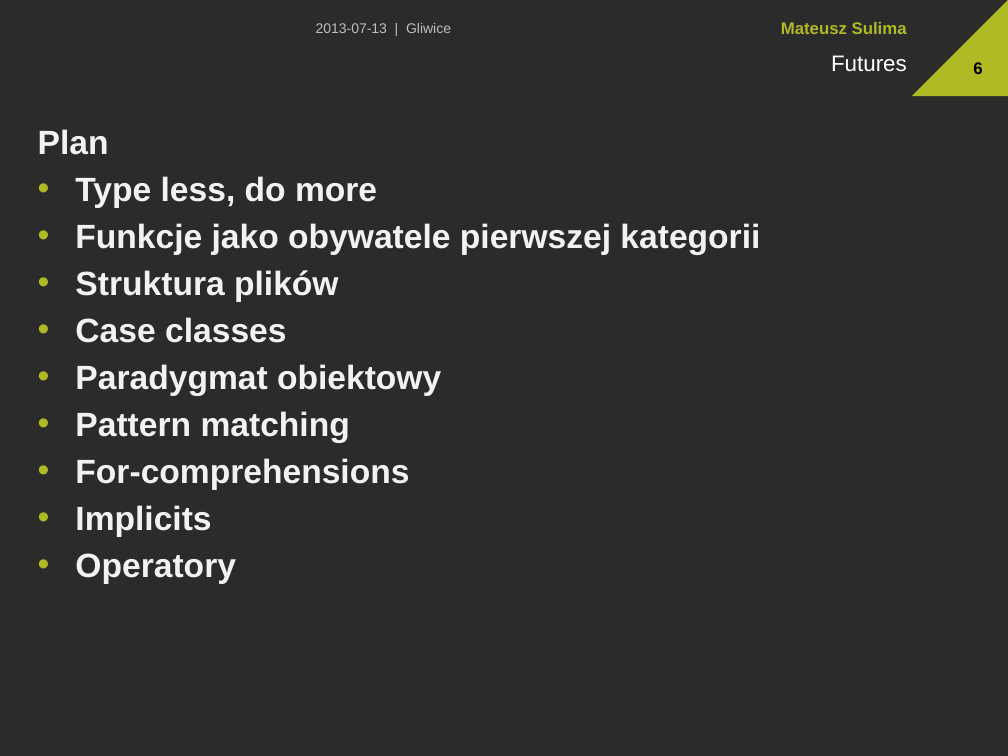
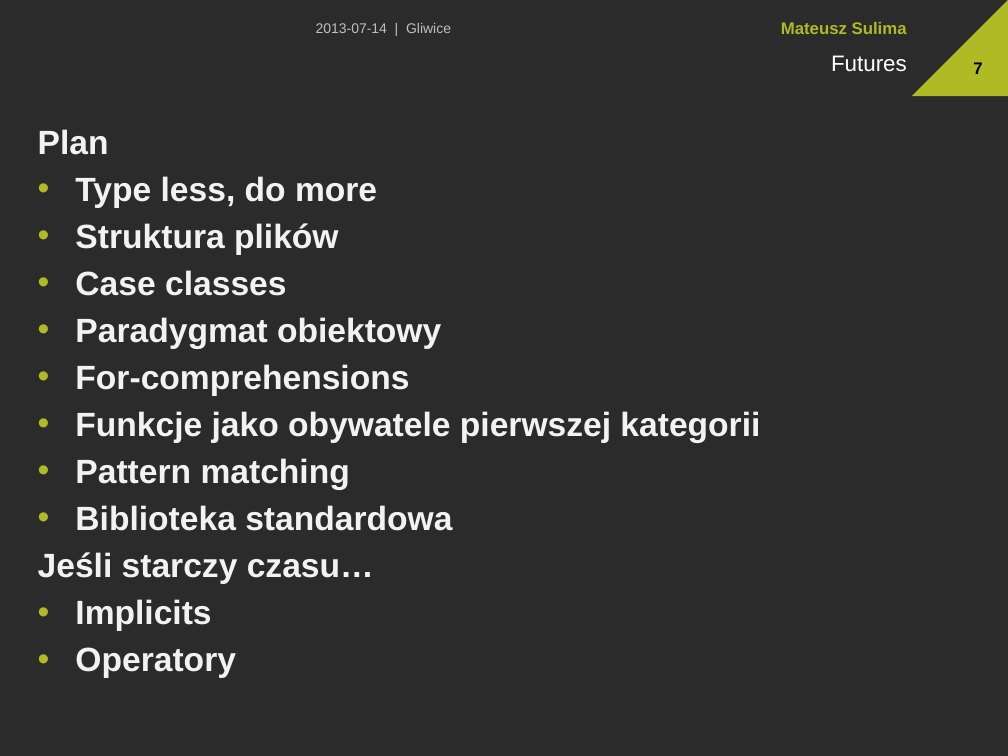
Before and after one commit to msulima/scala-sugar, a slide deck: slide 7 of Presentation.pptx (slide 6 before the commit). Drawn at 1008x756 pixels with LibreOffice and Linux fonts; fonts in the diff are those of the drawing; background and template pictures are left out; a plain dark background stands for a picture behind light text. Boxes give left, top, right and bottom in pixels: in the first picture for what was removed or moved away, otherwise in the second. Text is boxed around its words. In the diff, an @@ line names an element or a change of style, - is before the commit and + after.

Commit message:
Standard library - maps example

```diff
--- a/Presentation.pptx
+++ b/Presentation.pptx
@@ text at [316,23,451,33]: text changed @@
-2013-07-13 | Gliwice
+2013-07-14 | Gliwice
@@ page number at [973,62,982,74]: text changed @@
-6
+7
@@ text at [75,223,760,255]: paragraph removed @@
-• Funkcje jako obywatele pierwszej kategorii
@@ text at [75,364,760,443]: paragraphs added @@
+• For-comprehensions
+• Funkcje jako obywatele pierwszej kategorii
@@ text at [38,505,452,584]: text changed @@
-• For-comprehensions
+• Biblioteka standardowa
+Jeśli starczy czasu…
```
Also in this commit, not shown: 19 other slides changed, 2 slides added, 3 other files.
